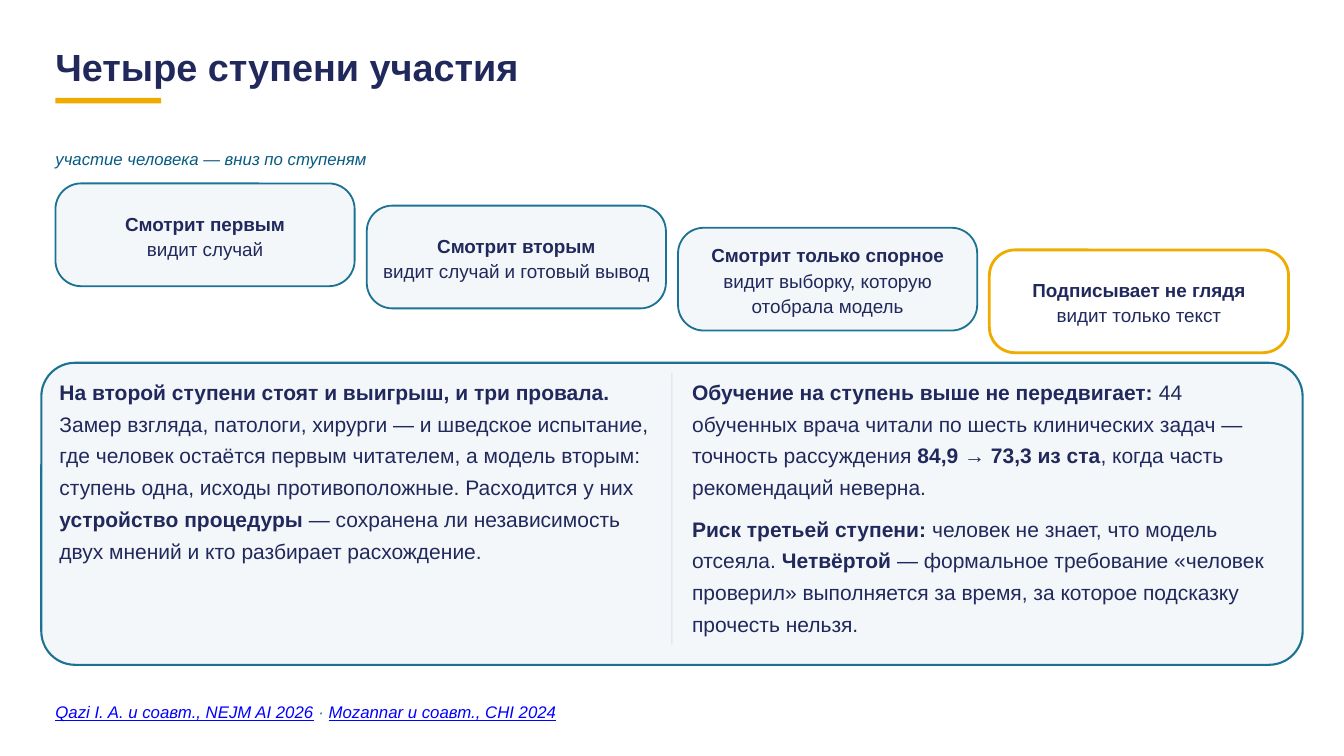
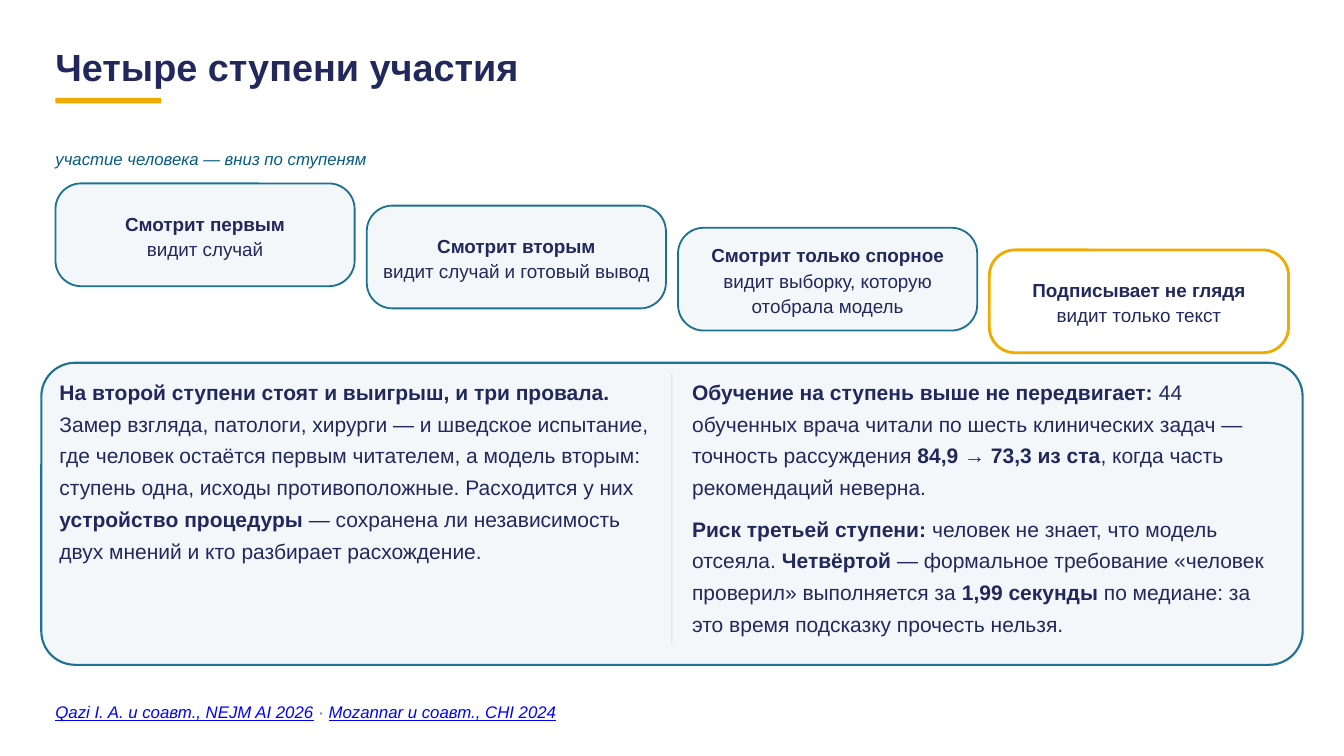
Before and after one commit to tellina-study/AI-usage-lessons, a slide deck: slide 43 of library/lectures/lec-07/rework/deck/lec-07-karkas.pptx (slide 42 before the commit). Drawn at 1344x756 pixels with LibreOffice and Linux fonts; fonts in the diff are those of the drawing. Boxes give left, top, right and bottom in pixels: in the first picture for what was removed or moved away, otherwise in the second. Text is boxed around its words. In the diff, an @@ line names an element or a change of style, - is before the commit and + after.

```diff
--- a/library/lectures/lec-07/rework/deck/lec-07-karkas.pptx
+++ b/library/lectures/lec-07/rework/deck/lec-07-karkas.pptx
@@ text at (692, 521, 1263, 636): text changed @@
-Риск третьей ступени: человек не знает, что модель отсеяла. Четвёртой — формальное требование «человек проверил» выполняется за время, за которое подсказку прочесть нельзя.
+Риск третьей ступени: человек не знает, что модель отсеяла. Четвёртой — формальное требование «человек проверил» выполняется за 1,99 секунды по медиане: за это время подсказку прочесть нельзя.
```
Also in this commit, not shown: 15 other slides changed, 3 slides added, 43 other files.
